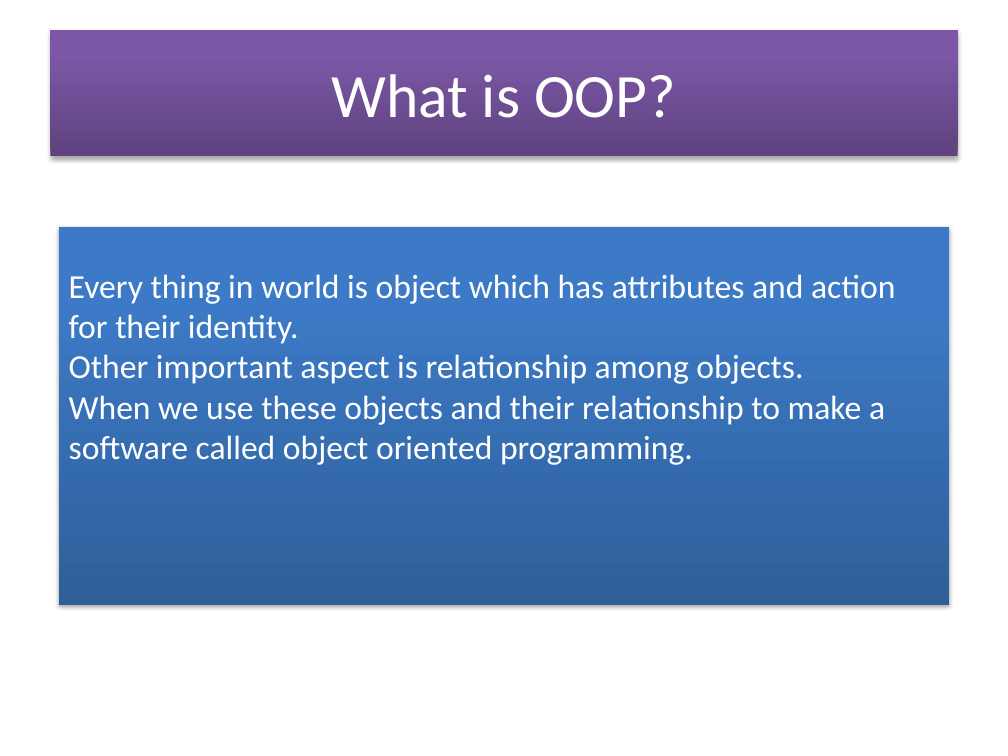
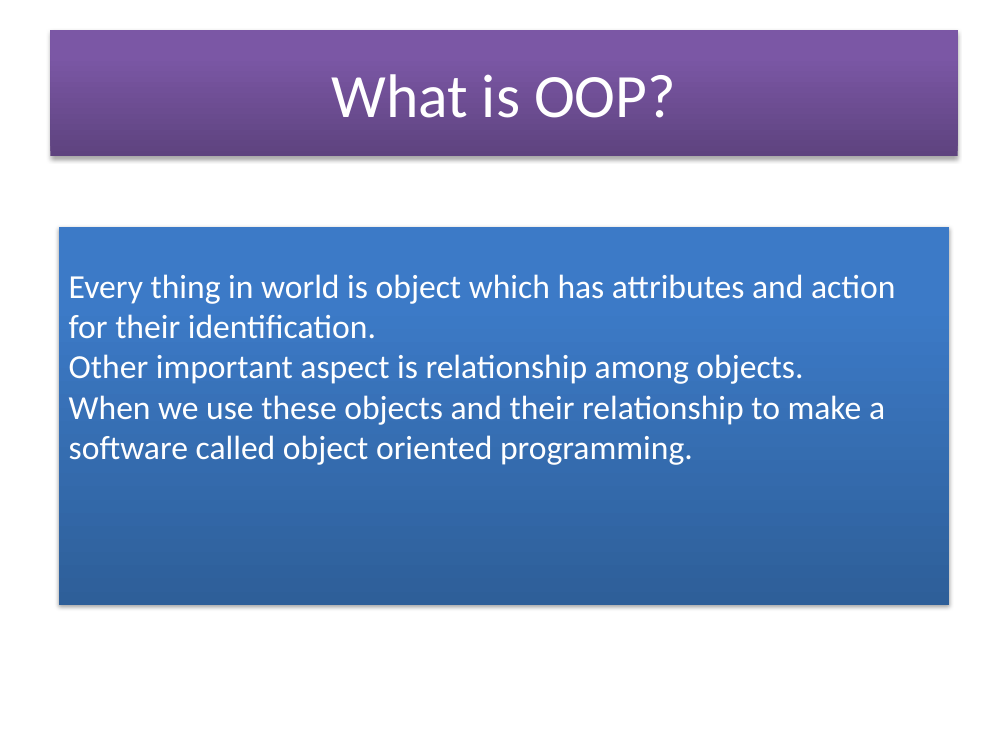
Before and after one commit to soyebparvez/DesignPatternData, a slide deck: slide 3 of Design Principle.pptx. Drawn at 1008x756 pixels with LibreOffice and Linux fonts; fonts in the diff are those of the drawing. Boxes give left, top, right and bottom in pixels: in the first picture for what was removed or moved away, otherwise in the second. Text is boxed around its words. In the diff, an @@ line names an element or a change of style, - is before the commit and + after.

```diff
--- a/Design Principle.pptx
+++ b/Design Principle.pptx
@@ text in rectangle at [69, 274, 895, 339]: text changed @@
-Every thing in world is object which has attributes and action for their identity.
+Every thing in world is object which has attributes and action for their identification.
```
Also in this commit, not shown: 2 other slides changed.
